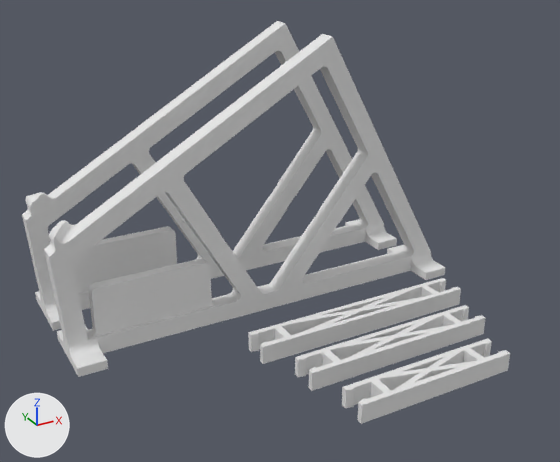
Two versions of the Blender file launchpad/launchpad.blend, one commit apart.
One viewpoint serves both versions: a 50 mm camera at (-183.0, -349.0, 219.0) aimed at (-9.0, -32.0, 61.0). Lighting does not change. The marker at lower left points along +X, +Y and +Z.

The older version as bpy lines, for what is in view:
```python
me_epfl_launchpad = bpy.data.meshes.new('epfl-launchpad')
me_epfl_launchpad.from_pydata(...)  # 1998 vertices, 3761 faces; spans x -119.0..115.0, y -20.0..20.0, z 0.0..150.0
me_epfl_launchpad_001 = bpy.data.meshes.new('epfl-launchpad.001')
me_epfl_launchpad_001.from_pydata(...)  # 72 vertices, 156 faces; spans x -30.3..97.7, y -53.6..-37.6, z 0.0..10.0
me_epfl_launchpad_002 = bpy.data.meshes.new('epfl-launchpad.002')
me_epfl_launchpad_002.from_pydata(...)  # 2010 vertices, 3732 faces; spans x -119.0..115.0, y 30.0..70.0, z 0.0..150.0
me_epfl_launchpad_003 = bpy.data.meshes.new('epfl-launchpad.003')
me_epfl_launchpad_003.from_pydata(...)  # 72 vertices, 156 faces; spans x -20.5..87.5, y -85.1..-69.1, z 0.0..10.0
me_epfl_launchpad_004 = bpy.data.meshes.new('epfl-launchpad.004')
me_epfl_launchpad_004.from_pydata(...)  # 72 vertices, 156 faces; spans x -14.0..74.0, y -117.3..-101.3, z 0.0..10.0
ob_epfl_launchpad = bpy.data.objects.new('epfl-launchpad', me_epfl_launchpad)
ob_epfl_launchpad.location = (0.0, 0.0, 0.0)
ob_epfl_launchpad_001 = bpy.data.objects.new('epfl-launchpad.001', me_epfl_launchpad_001)
ob_epfl_launchpad_001.location = (0.0, 0.0, 0.0)
ob_epfl_launchpad_002 = bpy.data.objects.new('epfl-launchpad.002', me_epfl_launchpad_002)
ob_epfl_launchpad_002.location = (0.0, 0.0, 0.0)
ob_epfl_launchpad_003 = bpy.data.objects.new('epfl-launchpad.003', me_epfl_launchpad_003)
ob_epfl_launchpad_003.location = (0.0, 0.0, 0.0)
ob_epfl_launchpad_004 = bpy.data.objects.new('epfl-launchpad.004', me_epfl_launchpad_004)
ob_epfl_launchpad_004.location = (0.0, 0.0, 0.0)
```
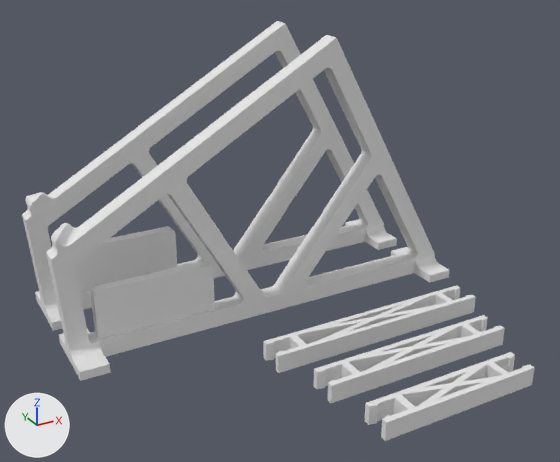
The newer file is also rescaled (x0.929), turned or shifted as a whole; pictures and numbers use the older file's frame.

What differs and where, as boxes [x1, y1, x2, y2] in the pictures (560 x 462 px):
'epfl-launchpad', mesh moved: before [44, 34, 445, 377]; after [46, 35, 450, 381]
'epfl-launchpad.004', mesh moved: before [342, 338, 510, 424]; after [365, 352, 535, 441]
'epfl-launchpad.003', mesh moved: before [295, 305, 486, 391]; after [313, 315, 505, 403]
'epfl-launchpad.001', mesh moved: before [248, 278, 461, 364]; after [263, 285, 476, 373]

The edits, one by one:
me_epfl_launchpad has 1998 vertices, 3761 faces and spans x -119.0..115.0, y -20.0..20.0, z 0.0..150.0.
me_epfl_launchpad is used by ob_epfl_launchpad; location (0.0, 0.0, 0.0).
me_epfl_launchpad part 1: the whole mesh is moved by (0.0, -4.0, 0.0).
me_epfl_launchpad_001 has 72 vertices, 156 faces and spans x -30.3..97.7, y -53.6..-37.6, z 0.0..10.0.
me_epfl_launchpad_001 is used by ob_epfl_launchpad_001; location (0.0, 0.0, 0.0).
me_epfl_launchpad_001 part 2: the whole mesh is moved by (4.9, -7.3, -2.8).
me_epfl_launchpad_003 has 72 vertices, 156 faces and spans x -20.5..87.5, y -85.1..-69.1, z 0.0..10.0.
me_epfl_launchpad_003 is used by ob_epfl_launchpad_003; location (0.0, 0.0, 0.0).
me_epfl_launchpad_003 part 3: the whole mesh is moved by (4.8, -9.7, -2.8).
me_epfl_launchpad_004 has 72 vertices, 156 faces and spans x -14.0..74.0, y -117.3..-101.3, z 0.0..10.0.
me_epfl_launchpad_004 is used by ob_epfl_launchpad_004; location (0.0, 0.0, 0.0).
me_epfl_launchpad_004 part 4: the whole mesh is moved by (4.5, -12.2, -2.8).
